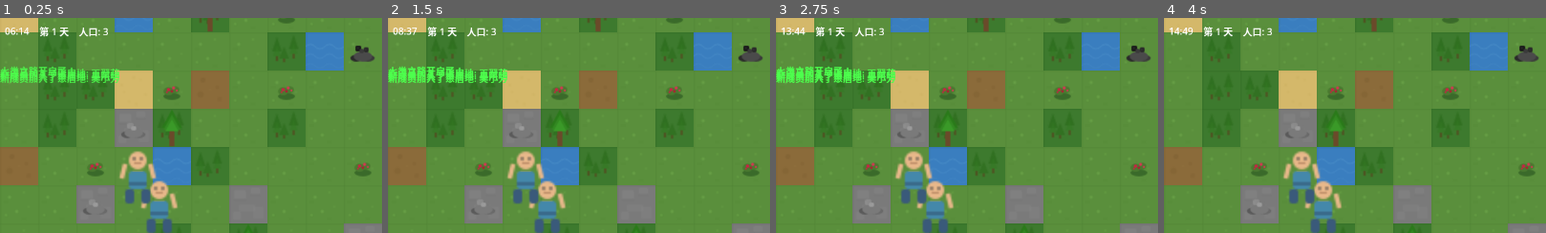
Above: before the commit, frames 1-4 (left to right).
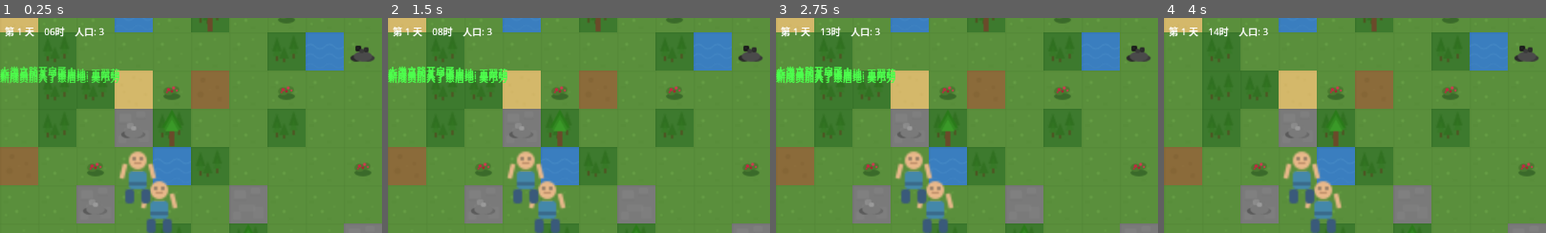
Above: after the commit, the same moments.

Repository: ZhanXuzhao/the-path-of-humanity
Game: Godot game, scene res://scenes/game.tscn
The game is run twice, just before and just after one commit, with the same random seed, the same clock (stepped at 60 frames per second) and the same inputs.
Inputs:
- Up to frame 1 (0.25 s): no input
- Up to frame 2 (1.5 s): click "×1" at 0.5 s; click "×2" at 1.25 s
- Up to frame 3 (2.75 s): click "×3" at 2 s
- Up to frame 4 (4 s): click "×5" at 2.75 s; click "⏸" at 3.5 s
The pictures show only the part of the screen within x 0-50%, y 0-50%; the shares and areas given below are measured in that part.

The runs differ from the first frame. In frame 1, 0.7% of the frame differs, in the area x 1-29%, y 4-9%; in frame 2, 0.7%; in frame 3, 0.7%; in frame 4, 0.7%.

Commit message:
HUD: 左上角时间改为仅显示小时，并移到日期右侧

Diff:
--- a/scenes/game.tscn
+++ b/scenes/game.tscn
@@ -51,15 +51,15 @@
 offset_bottom = 40.0
 theme_override_constants/separation = 16
 
+[node name="DayLabel" type="Label" parent="UI/HUD/TopBar"]
+theme_override_colors/font_color = Color(1, 1, 1, 1)
+theme_override_constants/minimum_font_size = 16
+text = "第 1 天"
+
 [node name="TimeLabel" type="Label" parent="UI/HUD/TopBar"]
 theme_override_colors/font_color = Color(1, 1, 1, 1)
 theme_override_constants/minimum_font_size = 16
-text = "06:00"
-
-[node name="DayLabel" type="Label" parent="UI/HUD/TopBar"]
-theme_override_colors/font_color = Color(1, 1, 1, 1)
-theme_override_constants/minimum_font_size = 16
-text = "第 1 天"
+text = "06"
 
 [node name="PopulationLabel" type="Label" parent="UI/HUD/TopBar"]
 theme_override_colors/font_color = Color(1, 1, 1, 1)
--- a/scripts/autoload/game_manager.gd
+++ b/scripts/autoload/game_manager.gd
@@ -97,8 +97,7 @@
 # -------- 辅助方法 --------
 func get_time_string() -> String:
 	var hours = int(game_time)
-	var minutes = int((game_time - hours) * 60)
-	return "%02d:%02d" % [hours, minutes]
+	return "%02d时" % [hours]
 
 func is_daytime() -> bool:
 	return game_time >= 6.0 and game_time < 18.0
